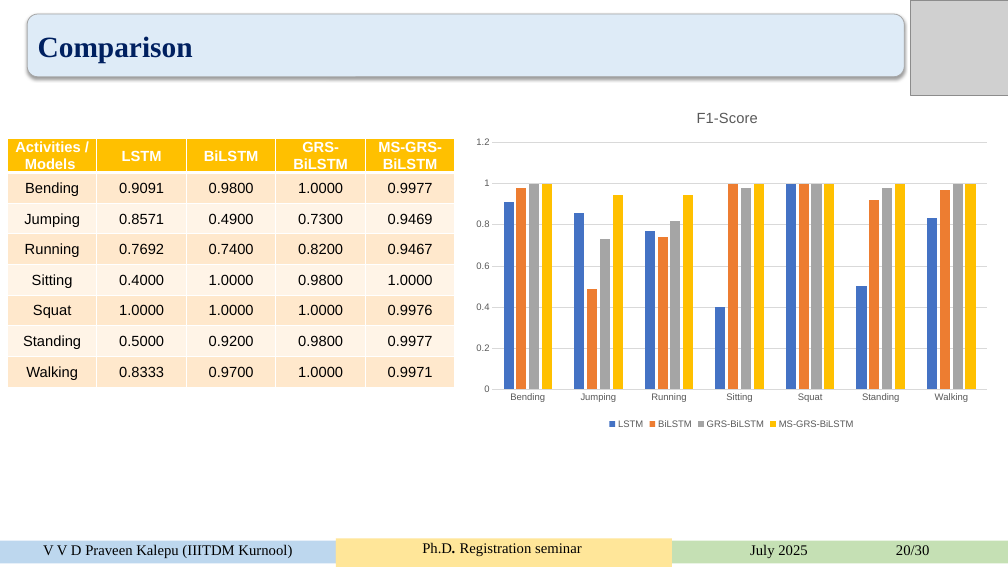
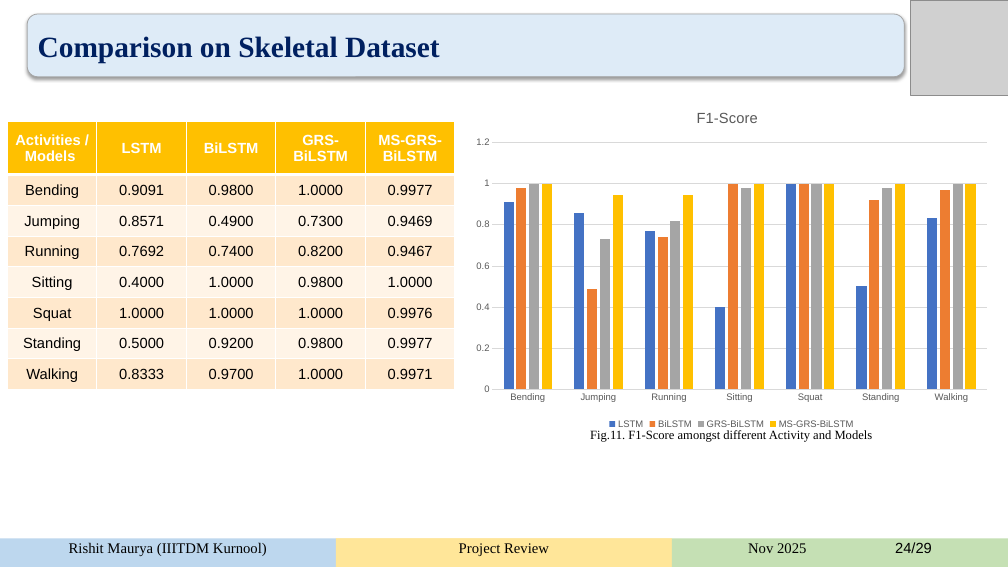
Before and after one commit to rishitmaurya/Human-Activity-Recognition, a slide deck: slide 24 of HAR_rishit.pptx. Drawn at 1008x567 pixels with LibreOffice and Linux fonts; fonts in the diff are those of the drawing; grey boxes stand for pictures. Boxes give left, top, right and bottom in pixels: in the first picture for what was removed or moved away, otherwise in the second. Text is boxed around its words. In the diff, an @@ line names an element or a change of style, - is before the commit and + after.

```diff
--- a/HAR_rishit.pptx
+++ b/HAR_rishit.pptx
@@ text in rounded rectangle at (38, 36, 440, 63): text changed @@
-Comparison
+Comparison on Skeletal Dataset
@@ table: place and size @@
-table at (8, 138, 454, 389)
+table at (8, 121, 454, 389)
@@ text added at (590, 430, 873, 442), 12 pt, text #000000 @@
+Fig.11. F1-Score amongst different Activity and Models
@@ freeform shape added at (0, 538, 336, 567), fill #BDD7EE, 14 pt, text #000000 @@
+Rishit Maurya (IIITDM Kurnool)
@@ freeform shape added at (336, 538, 671, 567), fill #FFE699, 14 pt, text #000000 @@
+Project Review
@@ freeform shape added at (672, 538, 1008, 567), fill #C5E0B4, 14 pt, text #000000 @@
+Nov 2025 24/29
```
Also in this commit, not shown: 27 other slides changed.
